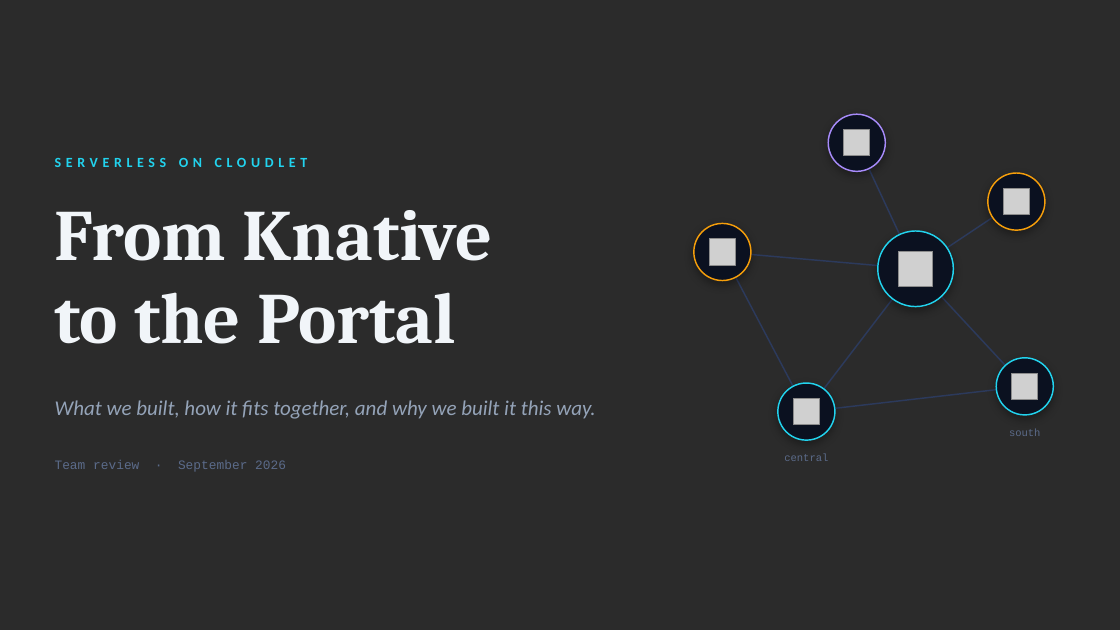
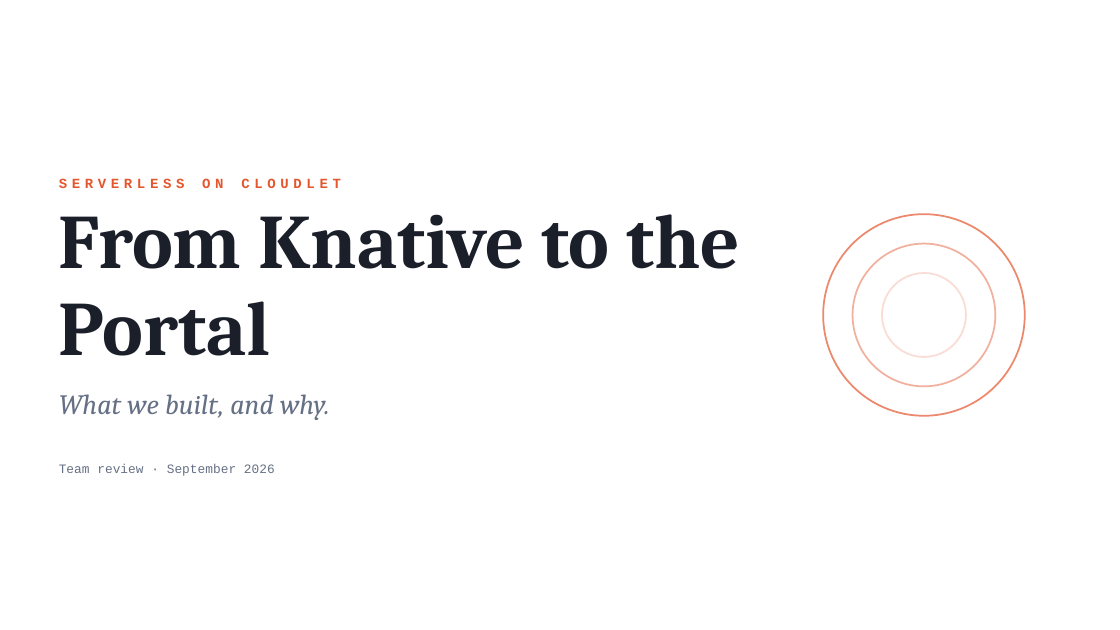
Before and after one commit to black-cloudlet/serverless, a slide deck: slide 1 of docs/presentation/serverless-platform.pptx. Drawn at 1120x630 pixels with LibreOffice and Linux fonts; fonts in the diff are those of the drawing; grey boxes stand for pictures; background and template pictures are left out; a plain dark background stands for a picture behind light text. Boxes give left, top, right and bottom in pixels: in the first picture for what was removed or moved away, otherwise in the second. Text is boxed around its words. In the diff, an @@ line names an element or a change of style, - is before the commit and + after.

```diff
--- a/docs/presentation/serverless-platform.pptx
+++ b/docs/presentation/serverless-platform.pptx
@@ background picture (left out) to #FFFFFF @@
@@ ellipse removed at <box>828,114,886,171</box> @@
@@ picture removed at <box>844,129,870,155</box> @@
@@ line removed from (857, 143) to (916, 269) @@
@@ text "SERVERLESS ON CLOUDLET": place and size @@
-text "SERVERLESS ON CLOUDLET" at <box>55,158,308,167</box>
+text "SERVERLESS ON CLOUDLET" at <box>59,178,341,188</box>
@@ text "SERVERLESS ON CLOUDLET" at <box>59,178,341,188</box>: font Calibri to Courier New, text colour #22D3EE to #E4572E @@
@@ ellipse removed at <box>988,173,1045,230</box> @@
@@ line removed from (916, 269) to (1017, 202) @@
@@ picture removed at <box>1003,188,1029,214</box> @@
@@ text at <box>59,214,741,356</box>: text changed; size 62 to 66 pt; text colour #F1F5F9 to #1B1F2A @@
-From Knative
-to the Portal
+From Knative to the Portal
@@ ellipse removed at <box>694,223,751,281</box> @@
@@ picture removed at <box>709,239,735,265</box> @@
@@ ellipse added at <box>823,214,1025,416</box>, outline #E4572E 1.5 pt @@
@@ line removed from (723, 252) to (807, 412) @@
@@ line removed from (723, 252) to (916, 269) @@
@@ line removed from (916, 269) to (807, 412) @@
@@ ellipse added at <box>853,244,996,386</box>, outline #E4572E 1.5 pt @@
@@ picture removed at <box>898,251,933,286</box> @@
@@ line removed from (916, 269) to (1025, 386) @@
@@ ellipse: place and size @@
-ellipse at <box>878,231,954,307</box>
+ellipse at <box>882,273,966,357</box>
@@ ellipse at <box>882,273,966,357</box>: fill #0B1120 to none; outline #22D3EE 1.25 pt to #E4572E 1.5 pt; shadow off @@
@@ ellipse removed at <box>996,358,1054,415</box> @@
@@ ellipse removed at <box>778,383,835,440</box> @@
@@ line removed from (807, 412) to (1025, 386) @@
@@ picture removed at <box>1012,373,1038,399</box> @@
@@ text at <box>59,394,330,420</box>: text changed; size 18 to 24 pt; font Calibri to Cambria; text colour #94A3B8 to #667085 @@
-What we built, how it fits together, and why we built it this way.
+What we built, and why.
@@ picture removed at <box>793,398,819,424</box> @@
@@ text removed at <box>1009,429,1041,436</box> @@
-south
@@ text "Team review · September 2026" at <box>59,464,275,476</box>: text colour #5B6B8A to #667085 @@
@@ text removed at <box>784,454,828,461</box> @@
-central
```
Also in this commit, not shown: 20 other slides changed, 2 slides added, 2 slides removed, 11 other files.
